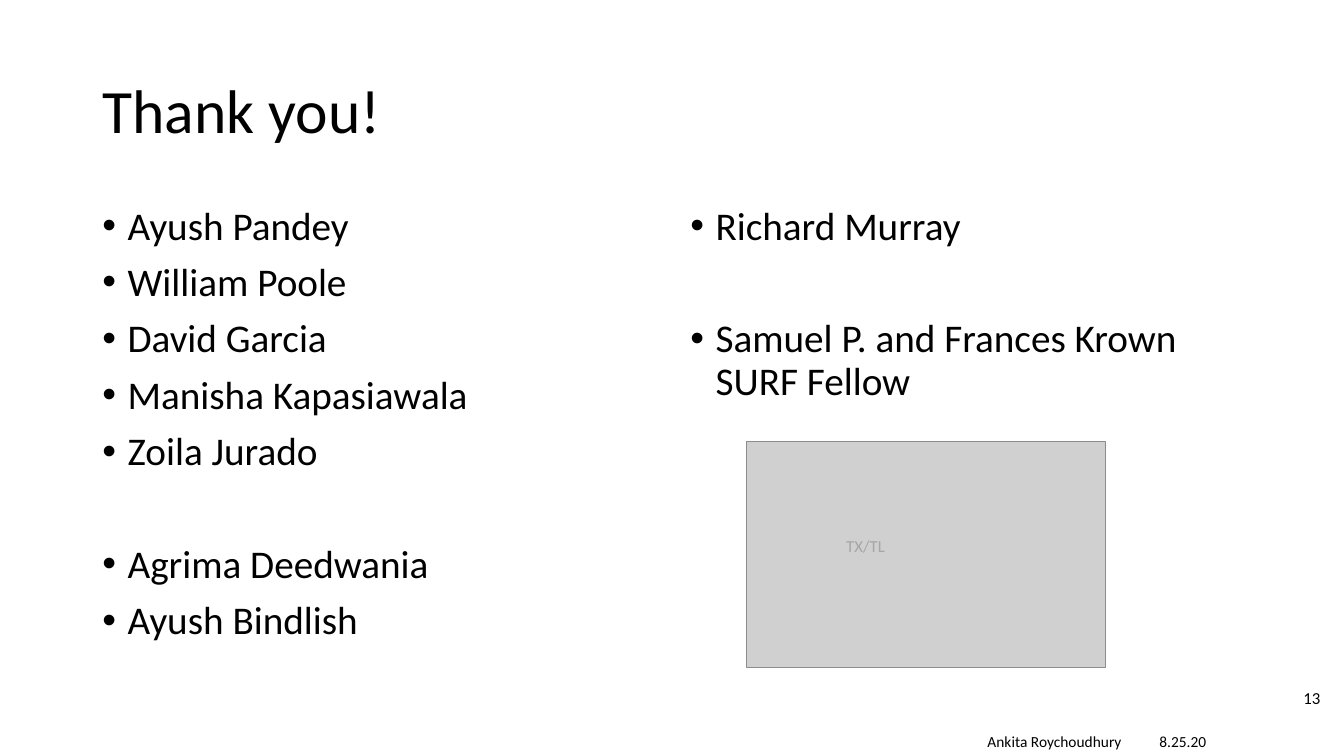
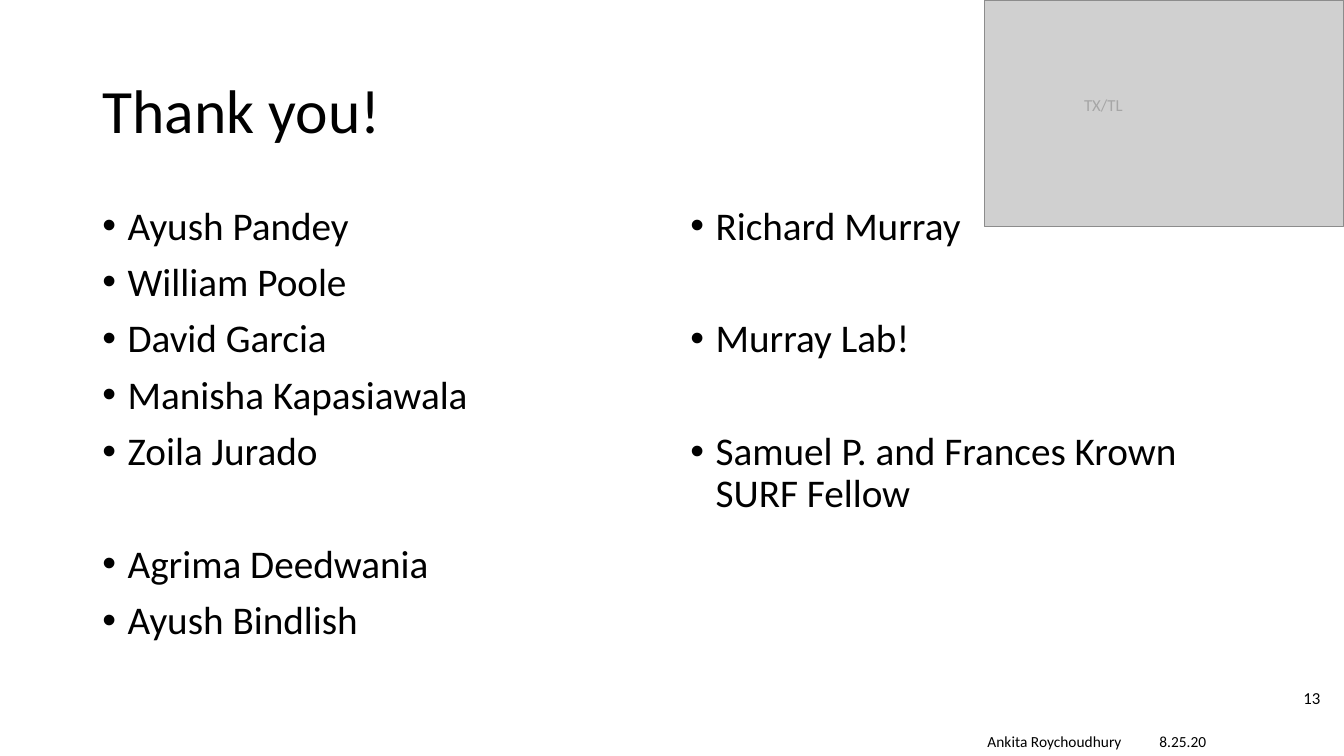
Before and after one commit to AnkitaRoychoudhury/ug_murray, a slide deck: slide 13 of miscellaneous/presentations/20200825_labmtg.pptx. Drawn at 1344x756 pixels with LibreOffice and Linux fonts; fonts in the diff are those of the drawing; grey boxes stand for pictures; background and template pictures are left out. Boxes give left, top, right and bottom in pixels: in the first picture for what was removed or moved away, otherwise in the second. Text is boxed around its words. In the diff, an @@ line names an element or a change of style, - is before the commit and + after.

```diff
--- a/miscellaneous/presentations/20200825_labmtg.pptx
+++ b/miscellaneous/presentations/20200825_labmtg.pptx
@@ picture: place and size @@
-picture at [747,442,1106,668]
+picture at [985,0,1344,227]
@@ text "TX/TL": place and size @@
-text "TX/TL" at [846,542,885,552]
+text "TX/TL" at [1084,101,1123,111]
@@ text at [716,324,910,359]: paragraph added @@
+• Murray Lab!
```
Also in this commit, not shown: 7 other slides changed, 11 other files.
